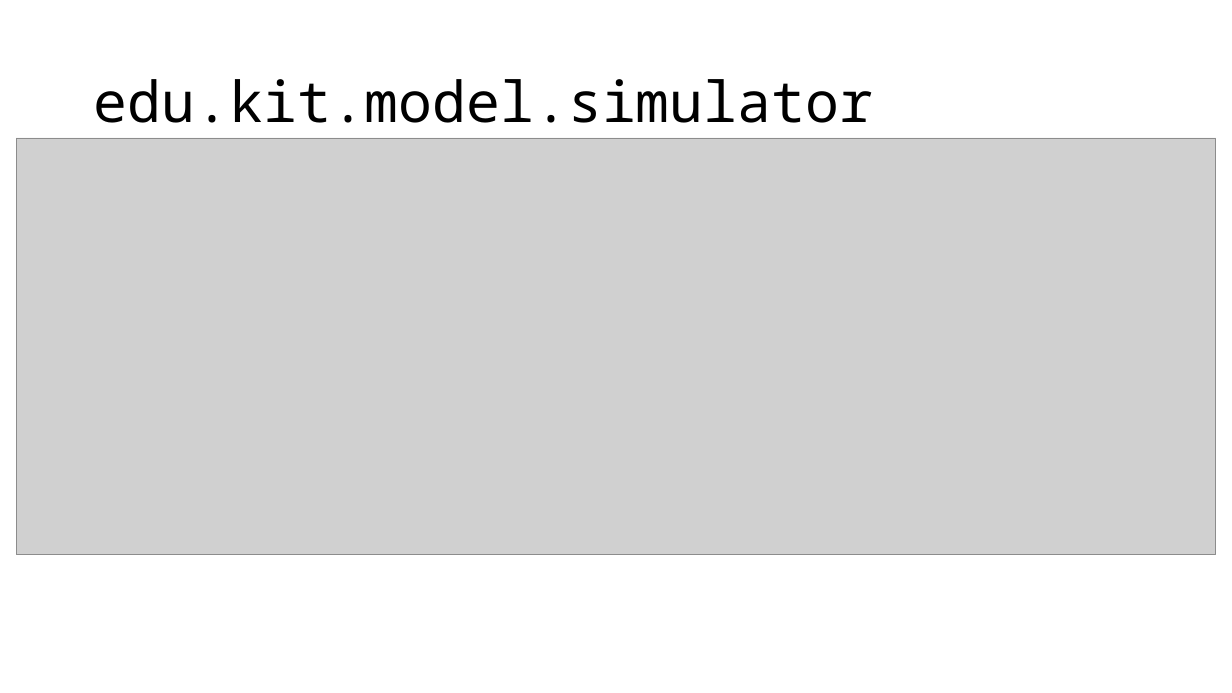
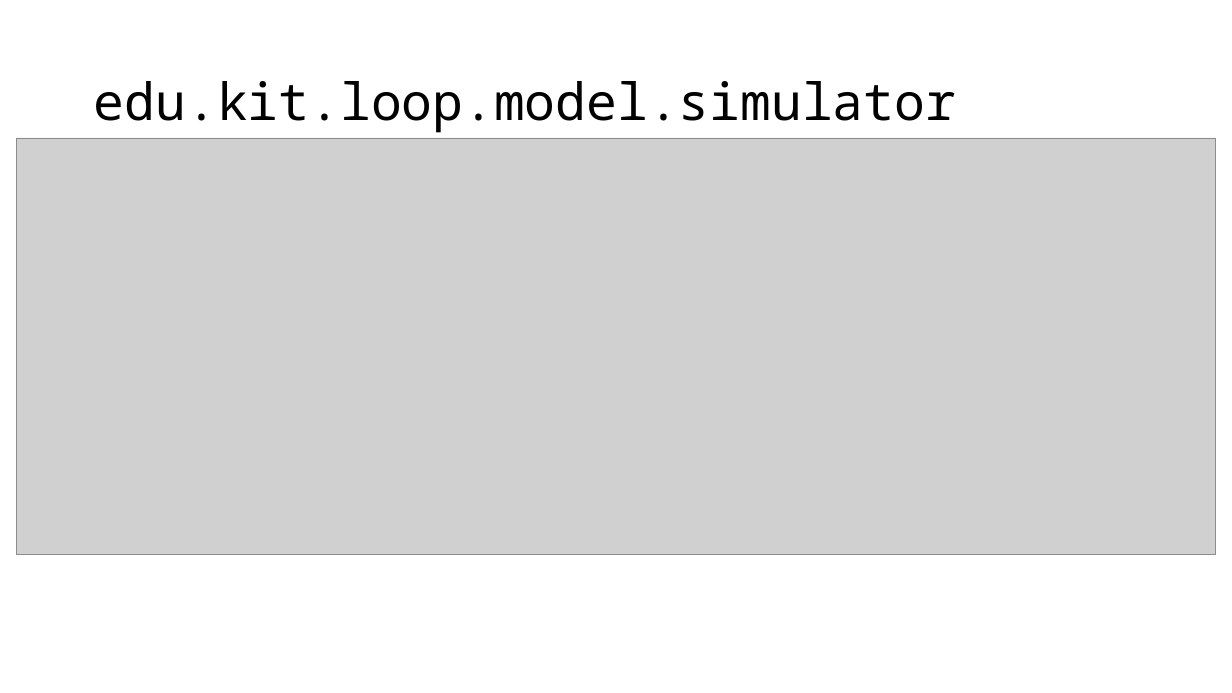
Before and after one commit to ChristianSchorr/repeated_games_pse, a slide deck: slide 18 of Dokumente/entwurf/Präsentation/presentation.pptx. Drawn at 1232x693 pixels with LibreOffice and Linux fonts; fonts in the diff are those of the drawing; grey boxes stand for pictures. Boxes give left, top, right and bottom in pixels: in the first picture for what was removed or moved away, otherwise in the second. Text is boxed around its words. In the diff, an @@ line names an element or a change of style, - is before the commit and + after.

```diff
--- a/Dokumente/entwurf/Präsentation/presentation.pptx
+++ b/Dokumente/entwurf/Präsentation/presentation.pptx
@@ title at (x1=94, y1=81, x2=956, y2=133): text changed; size 44 to 40 pt @@
-edu.kit.model.simulator
+edu.kit.loop.model.simulator
```
Also in this commit, not shown: 2 other slides changed, 4 slides added, 11 other files.
